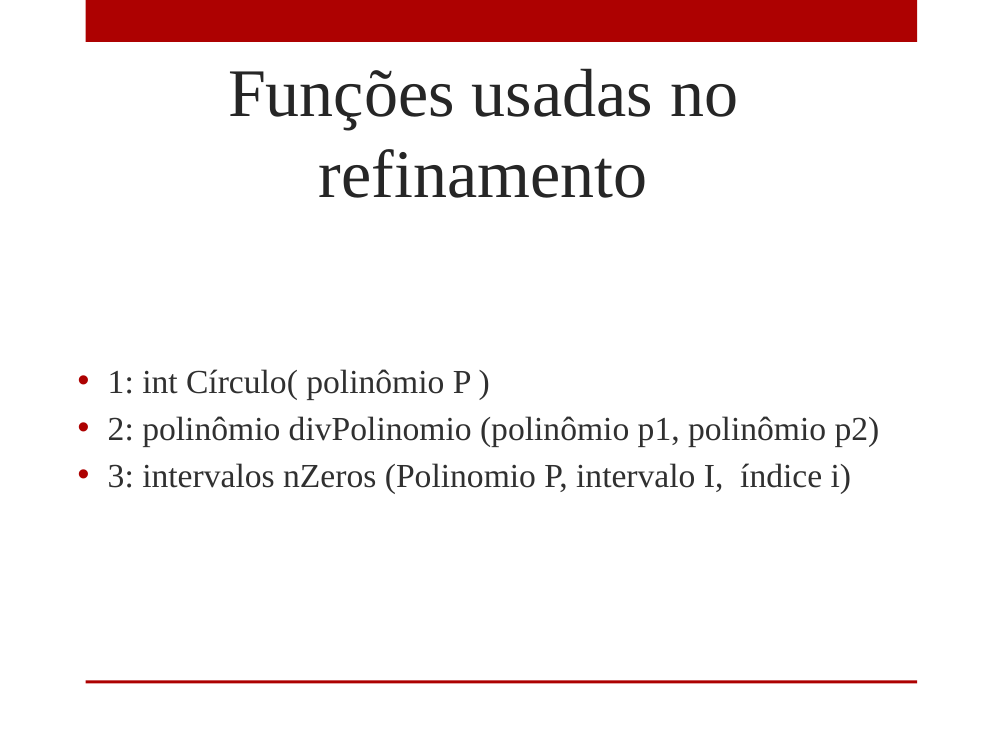
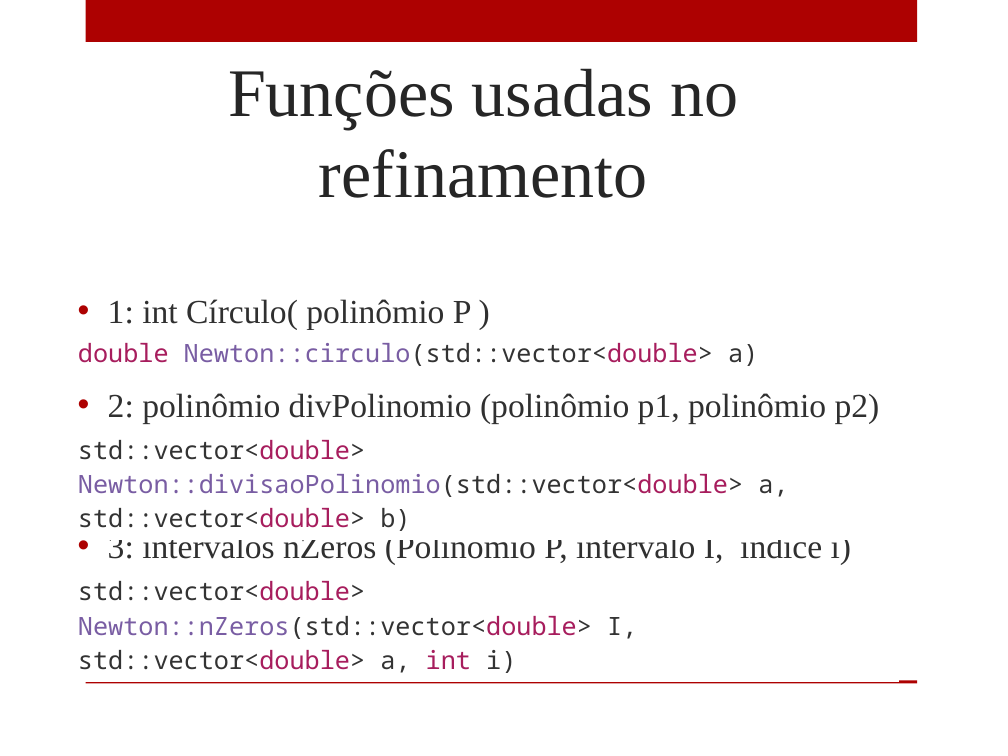
Before and after one commit to gbraz/MNum, a slide deck: slide 10 of ApresentacaoMN.pptx (slide 9 before the commit). Drawn at 1008x756 pixels with LibreOffice and Linux fonts; fonts in the diff are those of the drawing; background and template pictures are left out. Boxes give left, top, right and bottom in pixels: in the first picture for what was removed or moved away, otherwise in the second. Text is boxed around its words. In the diff, an @@ line names an element or a change of style, - is before the commit and + after.

```diff
--- a/ApresentacaoMN.pptx
+++ b/ApresentacaoMN.pptx
@@ text "1: int Círculo( polinômio P ..." rewrapped from bbox=[108, 369, 880, 494] to bbox=[108, 299, 880, 564] @@
@@ table added at bbox=[68, 331, 899, 371], 1 rows, 1 columns @@
+double Newton::circulo(std::vector<double> a)
@@ table added at bbox=[68, 427, 899, 535], 1 rows, 1 columns @@
+std::vector<double> Newton::divisaoPolinomio(std::vector<double> a, std::vector<double> b)
@@ table added at bbox=[68, 569, 899, 677], 1 rows, 1 columns @@
+std::vector<double> Newton::nZeros(std::vector<double> I, std::vector<double> a, int i)
```
Also in this commit, not shown: 5 slides added, 2 slides removed, 1 other file.
